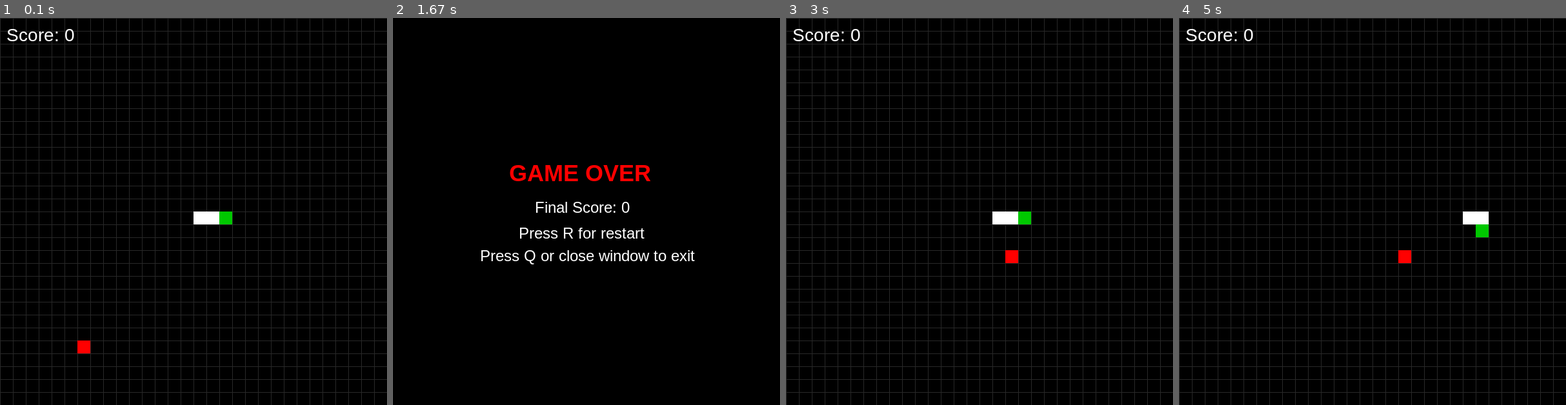
Above: before the commit, frames 1-4 (left to right).
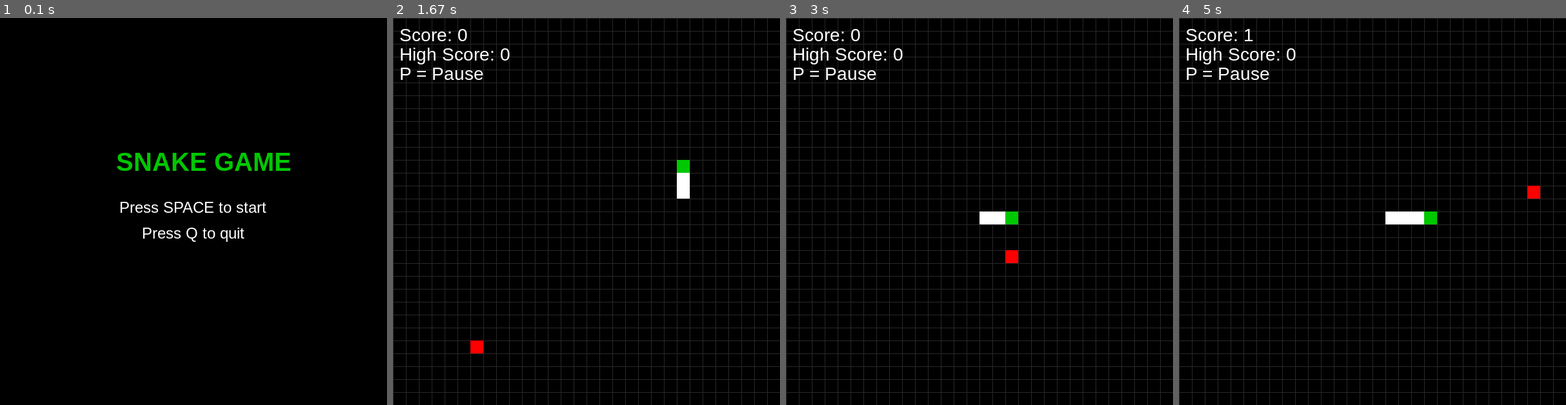
Above: after the commit, the same moments.

Repository: Jsooonx/python-mini-projects
Game: pygame game, started from Snake/snakepygame.py
Same seed, same stepped clock (60 frames per second), same inputs: the game is played once before the commit and once after it.
Inputs:
- Up to frame 1 (0.1 s): no input
- Up to frame 2 (1.67 s): tap Space at 0.33, 0.73, 1.23 s; hold Right 0.67-1.13 s; hold Up 1.17-1.63 s
- Up to frame 3 (3 s): hold Right 1.67-2.13 s; tap Space at 1.73, 2.23, 2.8 s; hold Left 2.17-2.7 s; hold R from 2.73 s (still down)
- Up to frame 4 (5 s): release R at 3.07 s; hold Down 3.1-3.42 s; tap Space at 3.17, 3.52, 3.95, 4.35, 4.72 s; hold Left 3.45-3.85 s; hold Up 3.88-4.25 s; hold Right 4.28-4.92 s; hold Down from 4.95 s (still down)

The runs differ from the first frame. In frame 1, 12% of the frame differs, in the area x 0-100%, y 0-100%; in frame 2, 13%; in frame 3, 0.9%; in frame 4, 1.6%.

Commit message:
Adding more decorations

Diff:
--- a/Snake/snakepygame.py
+++ b/Snake/snakepygame.py
@@ -5,7 +5,7 @@
 # Basic configs
 WIDTH, HEIGHT = 600, 600
 BLOCK_SIZE = 20
-FPS = 15
+FPS = 8
 
 BLACK = (0, 0, 0)
 WHITE = (255, 255, 255)
@@ -26,6 +26,80 @@
         y = random.randint(0, max_y) * BLOCK_SIZE
         if [x, y] not in snake:
             return [x, y]
+
+def draw_grid(screen):
+    for x in range(0, WIDTH, BLOCK_SIZE):
+        pygame.draw.line(screen, GRAY, (x, 0), (x, HEIGHT))
+    for y in range(0, HEIGHT, BLOCK_SIZE):
+        pygame.draw.line(screen, GRAY, (0, y), (WIDTH, y))
+
+def start_screen(screen, title_font, info_font, clock):
+    while True:
+        screen.fill(BLACK)
+        draw_text(screen, "SNAKE GAME", title_font, GREEN, WIDTH // 2 - 120, HEIGHT // 2 - 100)
+        draw_text(screen, "Press SPACE to start", info_font, WHITE, WIDTH // 2 - 115, HEIGHT // 2 - 20)
+        draw_text(screen, "Press Q to quit", info_font, WHITE, WIDTH // 2 - 80, HEIGHT // 2 + 20)
+
+        pygame.display.flip()
+
+        for event in pygame.event.get():
+            if event.type == pygame.QUIT:
+                pygame.quit()
+                sys.exit()
+            if event.type == pygame.KEYDOWN:
+                if event.key == pygame.K_SPACE:
+                    return
+                if event.key == pygame.K_q:
+                    pygame.quit()
+                    sys.exit()
+
+        clock.tick(10)
+
+
+def pause_screen(screen, title_font, info_font, clock):
+    paused = True
+    while paused:
+        draw_text(screen, "PAUSED", title_font, YELLOW, WIDTH // 2 - 70, HEIGHT // 2 - 60)
+        draw_text(screen, "Press P to continue", info_font, WHITE, WIDTH // 2 - 110, HEIGHT // 2)
+        pygame.display.flip()
+
+        for event in pygame.event.get():
+            if event.type == pygame.QUIT:
+                pygame.quit()
+                sys.exit()
+            if event.type == pygame.KEYDOWN:
+                if event.key == pygame.K_p:
+                    paused = False
+                elif event.key == pygame.K_q:
+                    pygame.quit()
+                    sys.exit()
+
+        clock.tick(10)
+
+
+def game_over_screen(screen, title_font, info_font, clock, score, high_score):
+    while True:
+        screen.fill(BLACK)
+        draw_text(screen, "GAME OVER", title_font, RED, WIDTH // 2 - 110, HEIGHT // 2 - 100)
+        draw_text(screen, f"Score: {score}", info_font, WHITE, WIDTH // 2 - 55, HEIGHT // 2 - 30)
+        draw_text(screen, f"High Score: {high_score}", info_font, WHITE, WIDTH // 2 - 80, HEIGHT // 2 + 5)
+        draw_text(screen, "Press R to restart", info_font, WHITE, WIDTH // 2 - 95, HEIGHT // 2 + 45)
+        draw_text(screen, "Press Q to quit", info_font, WHITE, WIDTH // 2 - 75, HEIGHT // 2 + 80)
+
+        pygame.display.flip()
+
+        for event in pygame.event.get():
+            if event.type == pygame.QUIT:
+                pygame.quit()
+                sys.exit()
+            if event.type == pygame.KEYDOWN:
+                if event.key == pygame.K_r:
+                    return
+                elif event.key == pygame.K_q:
+                    pygame.quit()
+                    sys.exit()
+
+        clock.tick(10)
 
 # Main game
 def main():
@@ -34,9 +108,13 @@
     pygame.display.set_caption("Snake Game")
     clock = pygame.time.Clock()
 
+    title_font = pygame.font.SysFont("arial", 40, bold=True)
     score_font = pygame.font.SysFont("arial", 28)
-    game_over_font = pygame.font.SysFont("arial", 36, bold = True)
     info_font = pygame.font.SysFont("arial", 24)
+
+    high_score = 0
+
+    start_screen(screen, title_font, info_font, clock)
 
     while True:
         # Reset game
@@ -107,12 +185,7 @@
 
             # Drawing
             screen.fill(BLACK)
-
-            # Grid
-            for x in range(0, WIDTH, BLOCK_SIZE):
-                pygame.draw.line(screen, GRAY, (x, 0), (x, HEIGHT))
-            for y in range(0, HEIGHT, BLOCK_SIZE):
-                pygame.draw.line(screen, GRAY, (0, y), (WIDTH, y))
+            draw_grid(screen)
 
             # Food
             pygame.draw.rect(screen, RED, (food[0], food[1], BLOCK_SIZE, BLOCK_SIZE))
@@ -124,32 +197,13 @@
 
             # Score
             draw_text(screen, f"Score: {score}", score_font, WHITE, 10, 10)
+            draw_text(screen, f"High Score: {high_score}", score_font, WHITE, 10, 40)
+            draw_text(screen, "P = Pause", score_font, WHITE, 10, 70)
 
             pygame.display.flip()
             clock.tick(FPS)
 
-        # Game over screen
-        waiting = True
-        while waiting:
-            screen.fill(BLACK)
-            draw_text(screen, "GAME OVER", game_over_font, RED, WIDTH // 2 - 120, HEIGHT // 2 - 80)
-            draw_text(screen, f"Final Score: {score}", info_font, WHITE, WIDTH // 2 - 80, HEIGHT // 2 - 20)
-            draw_text(screen, "Press R for restart", info_font, WHITE, WIDTH // 2 - 105, HEIGHT // 2 + 20)
-            draw_text(screen, "Press Q or close window to exit", info_font, WHITE, WIDTH // 2 - 165, HEIGHT // 2 + 55)
-            pygame.display.flip()
-
-            for event in pygame.event.get():
-                if event.type == pygame.QUIT:
-                    pygame.quit()
-                    sys.exit()
-                if event.type == pygame.KEYDOWN:
-                    if event.key == pygame.K_r:
-                        waiting = False
-                    elif event.key == pygame.K_q:
-                        pygame.quit()
-                        sys.exit()
-
-            clock.tick(10)
+        game_over_screen(screen, title_font, info_font, clock, score, high_score)
 
 
 if __name__ == "__main__":
